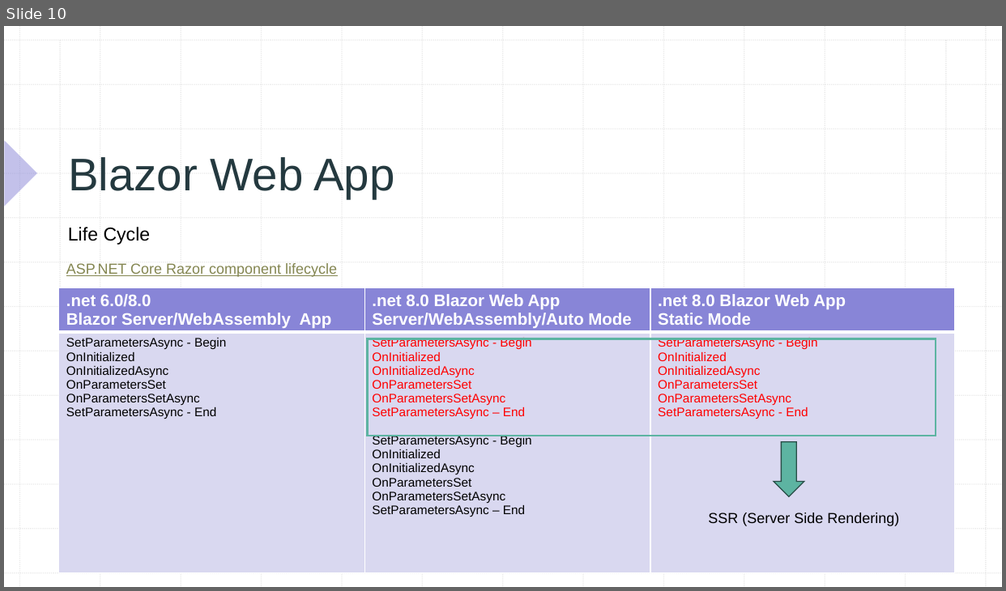
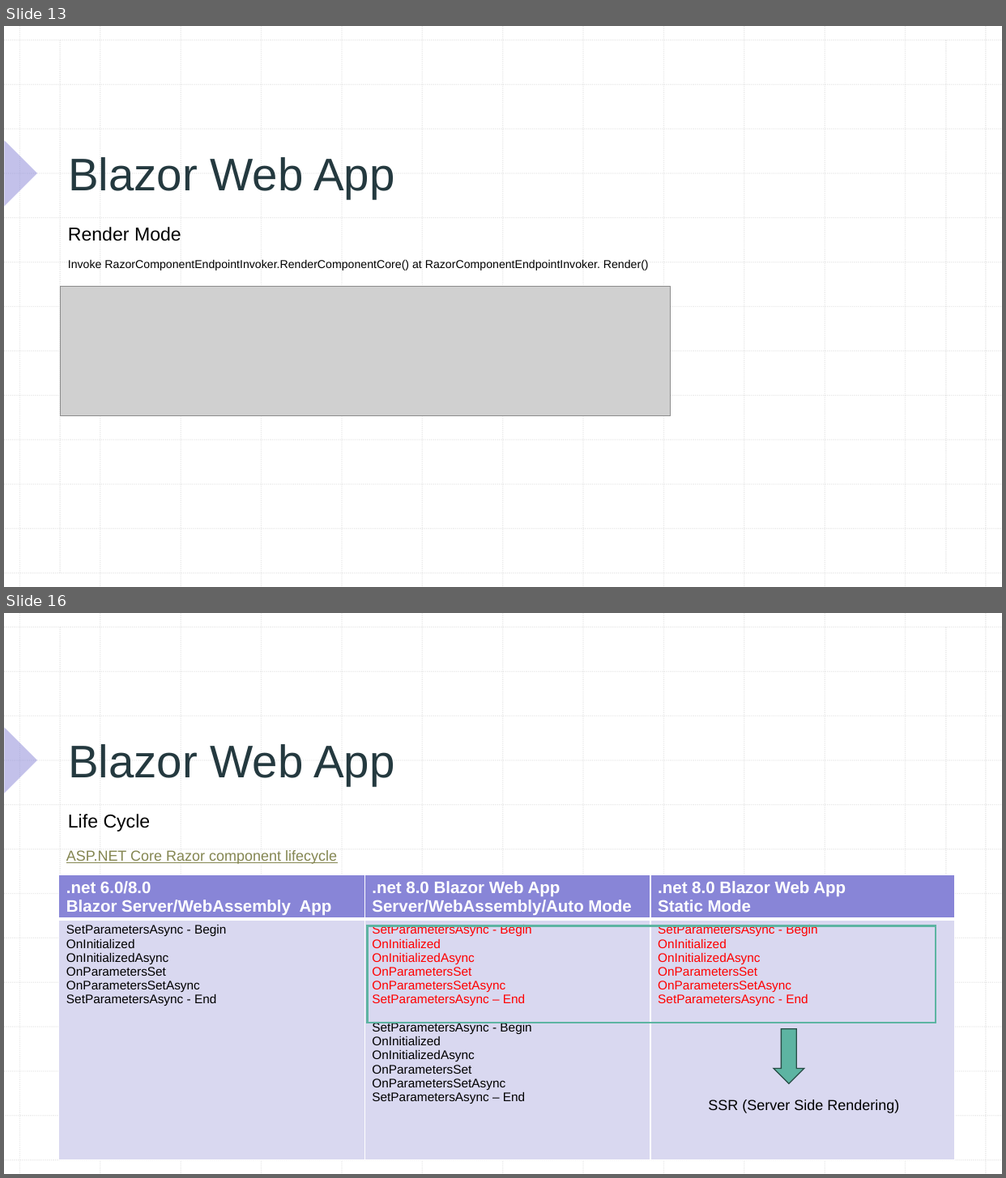
Before and after one commit to xccu/NetCore-Demo, a slide deck: Blazor in .net 8.pptx. Shown one above the other, each under a label of ours: slide 10 before the commit, slides 13 and 16 after it; the slides between them are not shown. The pictures are 1006x591 and 1006x1178 pixels, drawn with LibreOffice and Linux fonts; fonts in the diff are those of the drawing; grey boxes stand for pictures. Boxes give left, top, right and bottom in pixels: in the first picture for what was removed or moved away, otherwise in the second. Text is boxed around its words. In the diff, an @@ line names an element or a change of style, - is before the commit and + after.

```diff
--- a/Blazor in .net 8.pptx
+++ b/Blazor in .net 8.pptx
@@ slide 13 added at [4, 26, 1002, 587], background #FFFFFF; not listed: 29 template elements that a slide beside it also shows @@
@@ title added at [68, 157, 394, 199], 44 pt, text #24393F @@
+Blazor Web App
@@ text added at [68, 227, 181, 241], 18 pt, text #000000 @@
+Render Mode
@@ text added at [68, 259, 649, 271], 11 pt, text #000000 @@
+Invoke RazorComponentEndpointInvoker.RenderComponentCore() at RazorComponentEndpointInvoker. Render()
@@ picture added at [61, 287, 671, 416] @@
@@ what was slide 10 is now slide 16 @@
```
Also in this commit, not shown: 2 slides changed, 5 other slides added, 14 other files.
